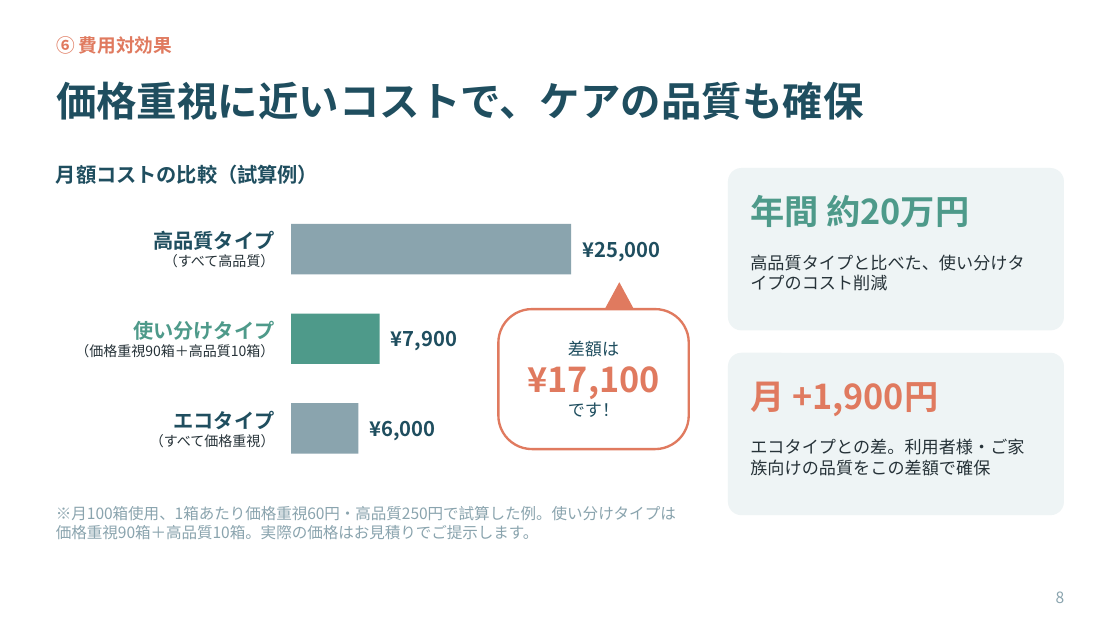
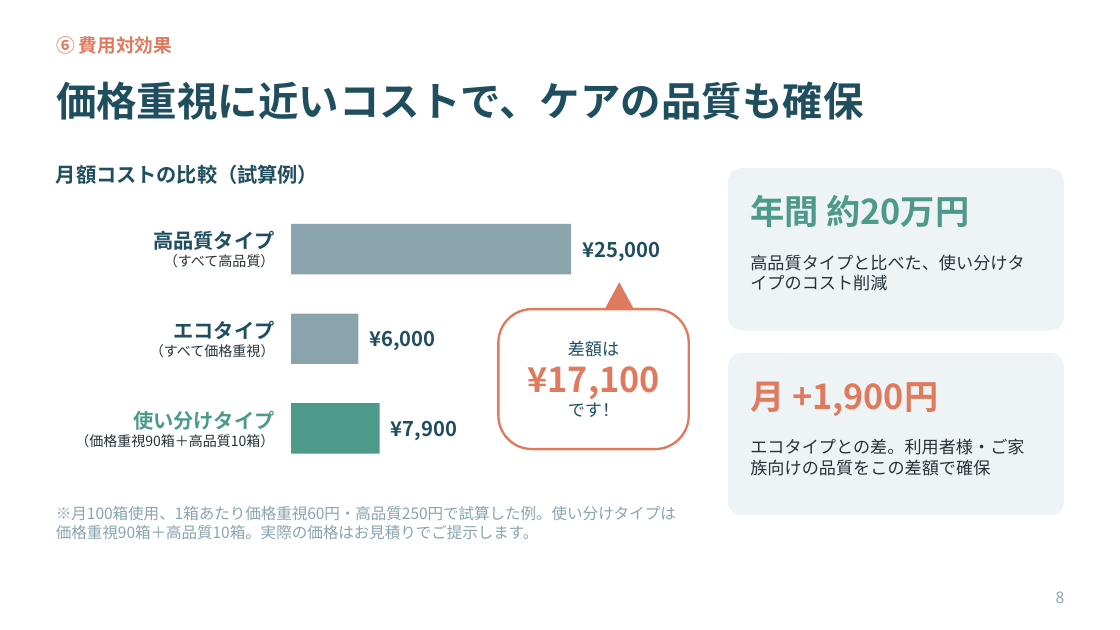
Before and after one commit to ha19870907-a11y/turbo-disco, a slide deck: slide 8 of tissue_sales_roleplay.pptx. Drawn at 1120x630 pixels with LibreOffice and Linux fonts; fonts in the diff are those of the drawing. Boxes give left, top, right and bottom in pixels: in the first picture for what was removed or moved away, otherwise in the second. Text is boxed around its words. In the diff, an @@ line names an element or a change of style, - is before the commit and + after.

```diff
--- a/tissue_sales_roleplay.pptx
+++ b/tissue_sales_roleplay.pptx
@@ text at (x1=150, y1=320, x2=275, y2=357): text changed @@
-使い分けタイプ
-（価格重視90箱＋高品質10箱）
+エコタイプ
+（すべて価格重視）
@@ rectangle resized from (x1=291, y1=314, x2=380, y2=364) to (x1=291, y1=314, x2=358, y2=364) @@
@@ rectangle at (x1=291, y1=314, x2=358, y2=364): fill #4E9A8A to #8AA4AE @@
@@ text "¥6,000" moved from (x1=370, y1=420, x2=436, y2=440) to (x1=370, y1=330, x2=436, y2=350) @@
@@ text at (x1=75, y1=411, x2=274, y2=447): text changed @@
-エコタイプ
-（すべて価格重視）
+使い分けタイプ
+（価格重視90箱＋高品質10箱）
@@ rectangle resized from (x1=291, y1=403, x2=358, y2=454) to (x1=291, y1=403, x2=380, y2=454) @@
@@ rectangle at (x1=291, y1=403, x2=380, y2=454): fill #8AA4AE to #4E9A8A @@
@@ text "¥7,900" moved from (x1=391, y1=330, x2=457, y2=350) to (x1=391, y1=420, x2=457, y2=440) @@
```
Also in this commit, not shown: 1 other file.
